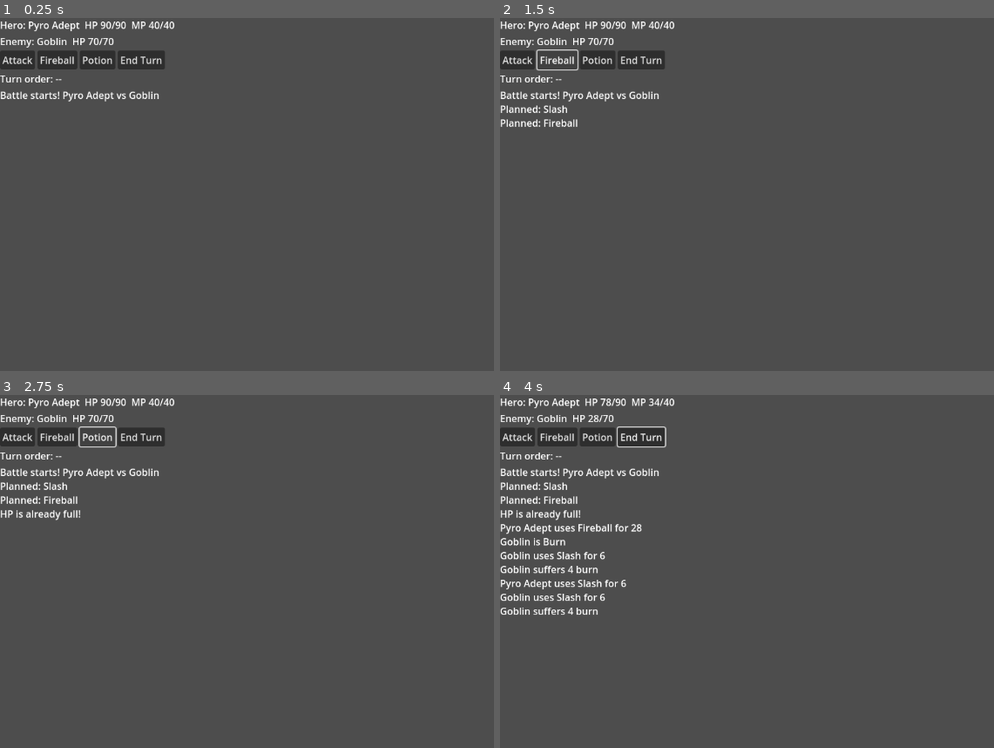
Above: before the commit, frames 1-4 (two rows, left to right).
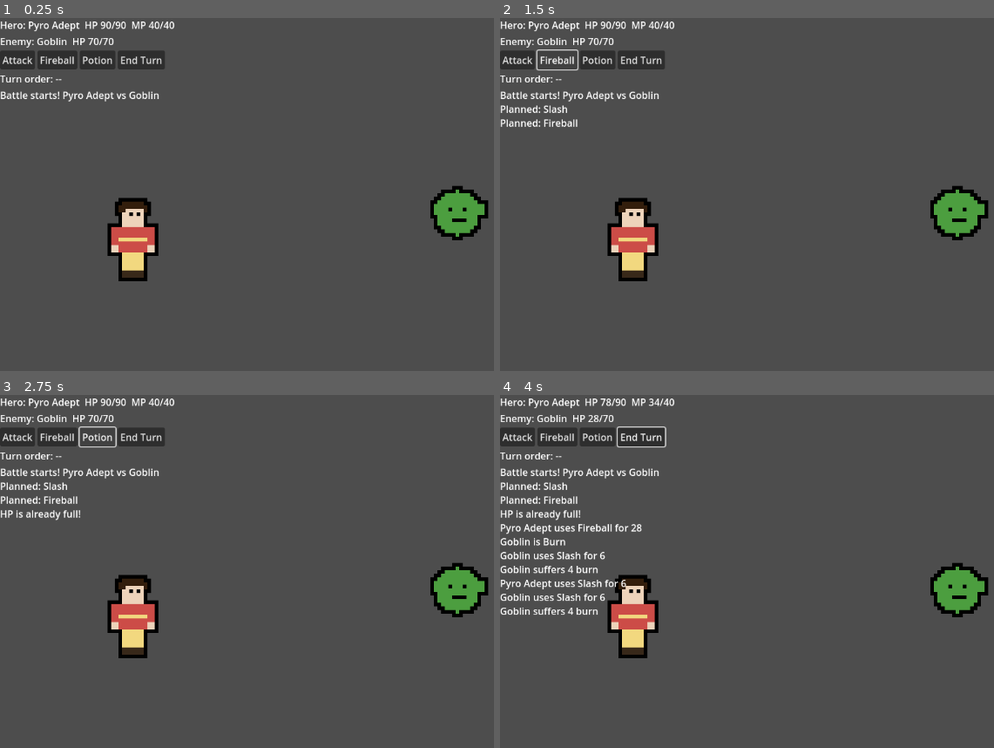
Above: after the commit, the same moments.

Repository: badnewsgoonies-dot/golden
Game: Godot game, scene res://scenes/Main.tscn
Two runs of this game, one before a commit and one after it. Both use one fixed random seed, a clock stepped at 60 frames per second and the inputs below.
Inputs (mouse positions are in pixels of both pictures, inside the frame that each line leads up to):
- Up to frame 1 (0.25 s): no input
- Up to frame 2 (1.5 s): click "Attack" at 0.5 s; click "Fireball" at 1.25 s
- Up to frame 3 (2.75 s): click "Potion" at 2 s
- Up to frame 4 (4 s): click "End Turn" at 2.75 s; tap Enter at 3.5 s; move the mouse to (outside the picture) at 3.52 s; hold Up from 3.53 s (still down); tap 1 at 3.6 s; click (outside the picture) at 3.67 s

The runs differ from the first frame. In frame 1, 3.2% of the frame differs, in the area x 21-99%, y 47-75%; in frame 2, 3.2%; in frame 3, 3.2%; in frame 4, 3.2%.

Commit message:
Add hero and enemy sprites to BattleScene
Introduced Sprite2D nodes for hero and enemy in the battle scene, initialized their textures and positions using SpriteFactory, and updated their appearance based on unit status. This enhances the visual feedback for unit states during battles.

Diff:
--- a/scenes/BattleScene.gd
+++ b/scenes/BattleScene.gd
@@ -4,6 +4,7 @@
 const Unit := preload("res://battle/models/Unit.gd")
 const Formula := preload("res://battle/Formula.gd")
 const TurnEngine := preload("res://battle/TurnEngine.gd")
+const SpriteFactory := preload("res://art/SpriteFactory.gd")
 
 @onready var lbl_hero: Label = $UI/Root/VBox/HeroLabel
 @onready var lbl_enemy: Label = $UI/Root/VBox/EnemyLabel
@@ -13,6 +14,8 @@
 @onready var btn_end: Button = $UI/Root/VBox/Buttons/BtnEndTurn
 @onready var lbl_queue: Label = $UI/Root/VBox/TurnOrder
 @onready var log_view: RichTextLabel = $UI/Root/VBox/Log
+@onready var hero_sprite: Sprite2D = $Stage/HeroSprite
+@onready var enemy_sprite: Sprite2D = $Stage/EnemySprite
 
 var hero: Unit
 var enemy: Unit
@@ -35,6 +38,15 @@
 
 	turn_engine = TurnEngine.new()
 	add_child(turn_engine)
+
+	hero_sprite.texture = SpriteFactory.make_humanoid("adept", 6)
+	hero_sprite.centered = true
+	hero_sprite.position = Vector2(220, 370)
+	enemy_sprite.texture = SpriteFactory.make_monster("goblin", 6)
+	enemy_sprite.centered = true
+	enemy_sprite.position = Vector2(760, 320)
+	enemy_sprite.flip_h = true
+	_update_sprites()
 
 	btn_attack.pressed.connect(_on_attack)
 	btn_fire.pressed.connect(_on_fireball)
@@ -144,6 +156,7 @@
 		enemy.stats.get("HP", 0),
 		enemy.max_stats.get("HP", 0)
 	]
+	_update_sprites()
 
 func _log(msg: String) -> void:
 	log_view.append_text(msg + "\n")
@@ -223,3 +236,7 @@
 		"air": float(resist_dict.get("air", 1.0))
 	}
 	return unit
+
+func _update_sprites() -> void:
+	hero_sprite.modulate = Color.WHITE if hero.is_alive() else Color(0.5, 0.5, 0.5, 0.6)
+	enemy_sprite.modulate = Color.WHITE if enemy.is_alive() else Color(0.5, 0.5, 0.5, 0.6)
--- a/scenes/BattleScene.tscn
+++ b/scenes/BattleScene.tscn
@@ -4,6 +4,14 @@
 
 [node name="BattleScene" type="Node2D"]
 script = ExtResource(1)
+
+[node name="Stage" type="Node2D" parent="."]
+
+[node name="HeroSprite" type="Sprite2D" parent="Stage"]
+position = Vector2(220, 370)
+
+[node name="EnemySprite" type="Sprite2D" parent="Stage"]
+position = Vector2(760, 320)
 
 [node name="UI" type="CanvasLayer" parent="."]
 
